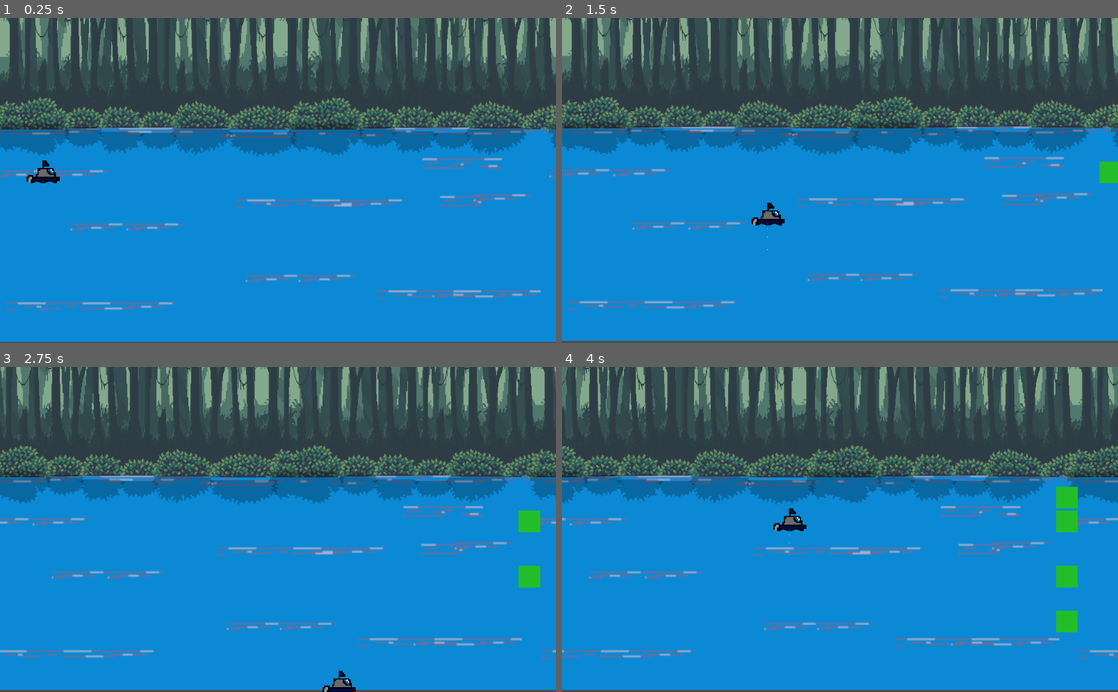
Above: before the commit, frames 1-4 (two rows, left to right).
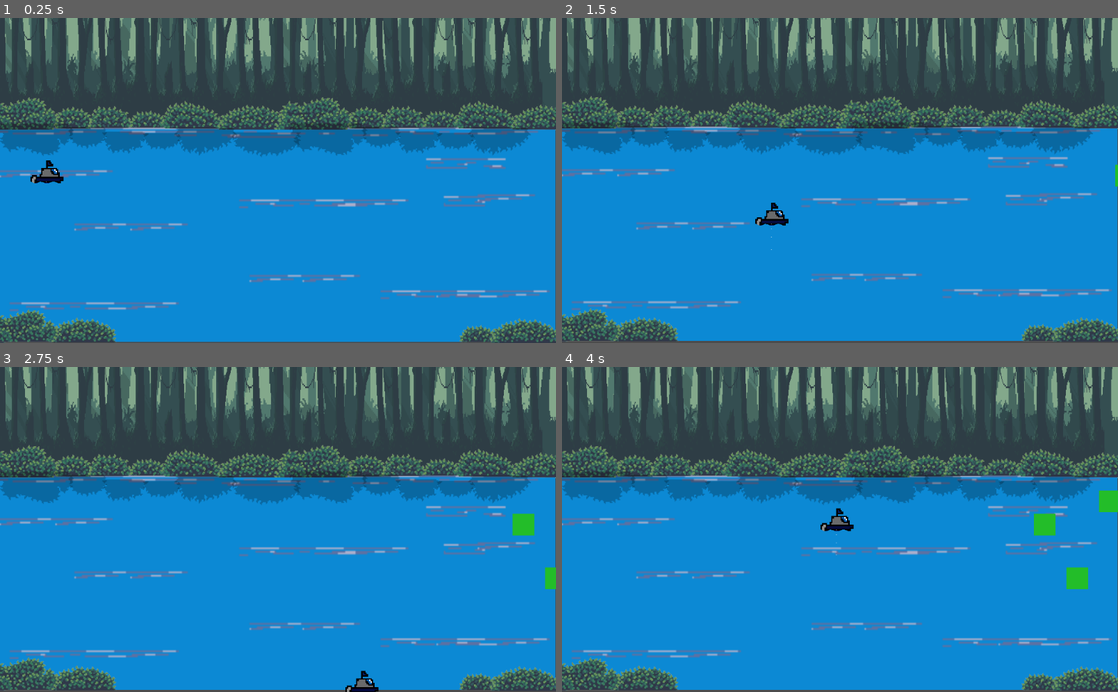
Above: after the commit, the same moments.

Repository: PedroVenanci0/Rivieira
Game: Godot game, scene res://scenes/teste.tscn
Two runs of this game, one before a commit and one after it. Both use one fixed random seed, a clock stepped at 60 frames per second and the inputs below. This scene is started directly instead of the project's main scene.
Inputs:
- Up to frame 1 (0.25 s): no input
- Up to frame 2 (1.5 s): tap Enter at 0.5 s; hold Right (right) 0.53-1.28 s; hold S (down) from 1.28 s (still down)
- Up to frame 3 (2.75 s): release S (down) at 2.03 s; hold Right (right) from 2.03 s (still down)
- Up to frame 4 (4 s): release Right (right) at 2.78 s; hold W (up) 2.78-3.53 s; hold A (left) from 3.53 s (still down)

The runs differ from the first frame. In frame 1, 17% of the frame differs, in the area x 0-100%, y 0-100%; in frame 2, 17%; in frame 3, 23%; in frame 4, 25%.

Commit message:
criação_da_movimentação_do_lixo

Diff:
--- a/JogoMNR/scenes/lixo.tscn
+++ b/JogoMNR/scenes/lixo.tscn
@@ -1,6 +1,12 @@
-[gd_scene format=2]
+[gd_scene load_steps=3 format=2]
+
+[ext_resource path="res://scripts/lixo.gd" type="Script" id=1]
+
+[sub_resource type="RectangleShape2D" id=1]
+extents = Vector2( 11.5, 13 )
 
 [node name="lixo" type="StaticBody2D"]
+script = ExtResource( 1 )
 
 [node name="ColorRect" type="ColorRect" parent="."]
 margin_left = -19.0
@@ -8,3 +14,11 @@
 margin_right = 21.0
 margin_bottom = 23.0
 color = Color( 0.141176, 0.745098, 0.164706, 1 )
+
+[node name="CollisionShape2D" type="CollisionShape2D" parent="."]
+position = Vector2( 1, 3 )
+shape = SubResource( 1 )
+
+[node name="VisibilityNotifier2D" type="VisibilityNotifier2D" parent="."]
+
+[connection signal="screen_exited" from="VisibilityNotifier2D" to="." method="_on_VisibilityNotifier2D_screen_exited"]
--- a/JogoMNR/scenes/teste.tscn
+++ b/JogoMNR/scenes/teste.tscn
@@ -29,8 +29,9 @@
 [node name="Camera2D" type="Camera2D" parent="Player"]
 position = Vector2( 1, 0 )
 current = true
-limit_left = 1
+limit_left = 1000
 limit_top = 12
+limit_right = 1018
 limit_bottom = 779
 smoothing_enabled = true
 smoothing_speed = 3.0
@@ -38,7 +39,7 @@
 [node name="ParallaxBackground" type="ParallaxBackground" parent="."]
 
 [node name="ParallaxLayer" type="ParallaxLayer" parent="ParallaxBackground"]
-motion_mirroring = Vector2( 1020, 0 )
+motion_mirroring = Vector2( 1019, 0 )
 
 [node name="Sprite" type="Sprite" parent="ParallaxBackground/ParallaxLayer"]
 position = Vector2( 511.5, 195 )
@@ -46,15 +47,15 @@
 texture = ExtResource( 5 )
 
 [node name="ParallaxLayer2" type="ParallaxLayer" parent="ParallaxBackground"]
-motion_mirroring = Vector2( 1020, 0 )
+motion_mirroring = Vector2( 1019, 0 )
 
 [node name="Sprite" type="Sprite" parent="ParallaxBackground/ParallaxLayer2"]
-position = Vector2( 511.5, 195 )
+position = Vector2( 485, 194 )
 scale = Vector2( 0.265625, 0.346296 )
 texture = ExtResource( 7 )
 
 [node name="ParallaxLayer3" type="ParallaxLayer" parent="ParallaxBackground"]
-motion_mirroring = Vector2( 1020, 0 )
+motion_mirroring = Vector2( 1019, 0 )
 
 [node name="Sprite" type="Sprite" parent="ParallaxBackground/ParallaxLayer3"]
 position = Vector2( 511.5, 195 )
@@ -62,15 +63,15 @@
 texture = ExtResource( 6 )
 
 [node name="ParallaxLayer4" type="ParallaxLayer" parent="ParallaxBackground"]
-motion_mirroring = Vector2( 1020, 0 )
+motion_mirroring = Vector2( 1019, 0 )
 
 [node name="Sprite" type="Sprite" parent="ParallaxBackground/ParallaxLayer4"]
-position = Vector2( 511.5, 195 )
+position = Vector2( 481, 200 )
 scale = Vector2( 0.133268, 0.344444 )
 texture = ExtResource( 8 )
 
 [node name="ParallaxLayer5" type="ParallaxLayer" parent="ParallaxBackground"]
-motion_mirroring = Vector2( 1020, 0 )
+motion_mirroring = Vector2( 1019, 0 )
 
 [node name="Sprite" type="Sprite" parent="ParallaxBackground/ParallaxLayer5"]
 pause_mode = 2
@@ -79,62 +80,82 @@
 texture = ExtResource( 9 )
 
 [node name="Sprite2" type="Sprite" parent="ParallaxBackground/ParallaxLayer5"]
-position = Vector2( 57, 354 )
+position = Vector2( 29.7499, 354 )
 scale = Vector2( 0.342887, 0.33871 )
 texture = ExtResource( 11 )
 
 [node name="Sprite3" type="Sprite" parent="ParallaxBackground/ParallaxLayer5"]
-position = Vector2( 152, 356 )
+position = Vector2( 124.75, 356 )
 scale = Vector2( 0.342887, 0.33871 )
 texture = ExtResource( 12 )
 
 [node name="Sprite4" type="Sprite" parent="ParallaxBackground/ParallaxLayer5"]
-position = Vector2( 225, 360 )
+position = Vector2( 197.75, 360 )
 scale = Vector2( 0.342887, 0.33871 )
 texture = ExtResource( 2 )
 
 [node name="Sprite5" type="Sprite" parent="ParallaxBackground/ParallaxLayer5"]
-position = Vector2( 296, 361 )
+position = Vector2( 268.75, 361 )
+scale = Vector2( 0.342887, 0.33871 )
+texture = ExtResource( 10 )
+
+[node name="Sprite28" type="Sprite" parent="ParallaxBackground/ParallaxLayer5"]
+position = Vector2( 877, 757 )
 scale = Vector2( 0.342887, 0.33871 )
 texture = ExtResource( 10 )
 
 [node name="Sprite6" type="Sprite" parent="ParallaxBackground/ParallaxLayer5"]
-position = Vector2( 376, 357 )
+position = Vector2( 348.75, 357 )
 scale = Vector2( 0.342887, 0.33871 )
 texture = ExtResource( 3 )
 
 [node name="Sprite7" type="Sprite" parent="ParallaxBackground/ParallaxLayer5"]
-position = Vector2( 486, 362 )
+position = Vector2( 458.75, 362 )
+scale = Vector2( 0.342887, 0.33871 )
+texture = ExtResource( 4 )
+
+[node name="Sprite27" type="Sprite" parent="ParallaxBackground/ParallaxLayer5"]
+position = Vector2( 145, 755 )
 scale = Vector2( 0.342887, 0.33871 )
 texture = ExtResource( 4 )
 
 [node name="Sprite8" type="Sprite" parent="ParallaxBackground/ParallaxLayer5"]
-position = Vector2( 597.75, 353.75 )
+position = Vector2( 570.5, 353.75 )
+scale = Vector2( 0.342887, 0.33871 )
+texture = ExtResource( 11 )
+
+[node name="Sprite26" type="Sprite" parent="ParallaxBackground/ParallaxLayer5"]
+position = Vector2( 29, 746 )
 scale = Vector2( 0.342887, 0.33871 )
 texture = ExtResource( 11 )
 
 [node name="Sprite9" type="Sprite" parent="ParallaxBackground/ParallaxLayer5"]
-position = Vector2( 692.75, 355.75 )
+position = Vector2( 665.5, 355.75 )
 scale = Vector2( 0.342887, 0.33871 )
 texture = ExtResource( 12 )
 
 [node name="Sprite10" type="Sprite" parent="ParallaxBackground/ParallaxLayer5"]
-position = Vector2( 765.75, 359.75 )
+position = Vector2( 738.5, 359.75 )
 scale = Vector2( 0.342887, 0.33871 )
 texture = ExtResource( 2 )
 
 [node name="Sprite11" type="Sprite" parent="ParallaxBackground/ParallaxLayer5"]
-position = Vector2( 836.75, 360.75 )
+position = Vector2( 809.5, 360.75 )
 scale = Vector2( 0.342887, 0.33871 )
 texture = ExtResource( 10 )
 
 [node name="Sprite12" type="Sprite" parent="ParallaxBackground/ParallaxLayer5"]
-position = Vector2( 916.75, 356.75 )
+position = Vector2( 889.5, 356.75 )
 scale = Vector2( 0.342887, 0.33871 )
 texture = ExtResource( 3 )
 
 [node name="Sprite13" type="Sprite" parent="ParallaxBackground/ParallaxLayer5"]
-position = Vector2( 1026.75, 361.75 )
+position = Vector2( 999.5, 361.75 )
+scale = Vector2( 0.342887, 0.33871 )
+texture = ExtResource( 4 )
+
+[node name="Sprite25" type="Sprite" parent="ParallaxBackground/ParallaxLayer5"]
+position = Vector2( 960, 756 )
 scale = Vector2( 0.342887, 0.33871 )
 texture = ExtResource( 4 )
 
@@ -218,9 +239,9 @@
 [node name="Lixo_spawner" parent="." instance=ExtResource( 13 )]
 
 [node name="Top" parent="Lixo_spawner" index="0"]
-position = Vector2( 1010, 402 )
+position = Vector2( 1063, 410 )
 
 [node name="Botttom" parent="Lixo_spawner" index="1"]
-position = Vector2( 1012, 760 )
+position = Vector2( 1069, 756 )
 
 [editable path="Lixo_spawner"]
--- a/JogoMNR/scripts/Lixo_spawner.gd
+++ b/JogoMNR/scripts/Lixo_spawner.gd
@@ -3,6 +3,7 @@
 onready var botttom = $Botttom
 onready var lixo = preload("res://scenes/lixo.tscn")
 onready var spawn_timer: Timer = $SpawnTimer
+
 
 func _ready():
 	spawn_timer.start()
--- /dev/null
+++ b/JogoMNR/scripts/lixo.gd
@@ -0,0 +1,17 @@
+extends StaticBody2D
+
+onready var lixo = $"."
+
+
+# Called when the node enters the scene tree for the first time.
+func _ready():
+	pass # Replace with function body.
+
+
+func _process(delta):
+	lixo.position.x -= 1
+
+
+func _on_VisibilityNotifier2D_screen_exited():
+	print("sai")
+	queue_free()
